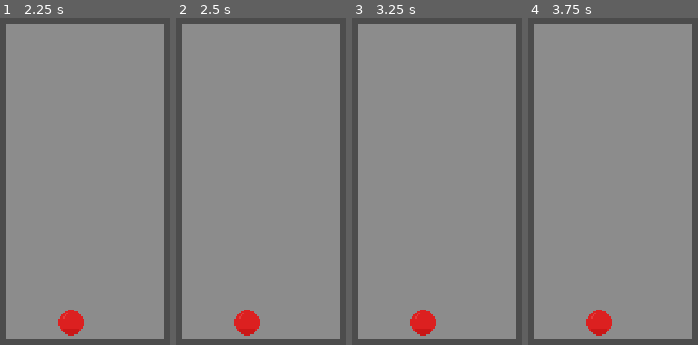
Above: before the commit, frames 1-4 (left to right).
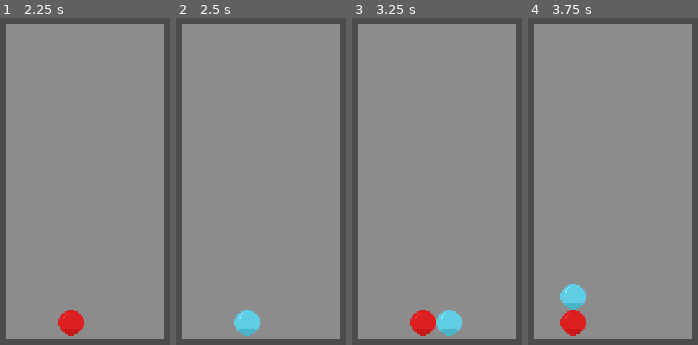
Above: after the commit, the same moments.

Repository: Flaze07/Puyio
Game: Godot game, scene res://Scenes/GameScreen.tscn
Same seed, same stepped clock (60 frames per second), same inputs: the game is played once before the commit and once after it. This scene is started directly instead of the project's main scene.
Inputs:
- Up to frame 1 (2.25 s): hold Right (move_right) 0.53-1.28 s; hold Space (hard_drop) 0.53-1.28 s; tap Up (rot_cw) at 0.8, 1.35 s; tap Enter at 1.25 s; hold Left (move_left) 1.28-2.03 s; tap Down (soft_drop) at 1.55 s; tap Space (hard_drop) at 2 s; hold Right (move_right) from 2.03 s (still down); hold Down (soft_drop) from 2.03 s (still down)
- Up to frame 2 (2.5 s): keep holding Right (move_right); keep holding Down (soft_drop); tap X (rot_180, bound only after the commit) at 2.3 s
- Up to frame 3 (3.25 s): keep holding Right (move_right); tap Enter at 2.75 s; release Down (soft_drop) at 2.78 s; tap X (rot_180, bound only after the commit) at 2.85 s; tap Z (rot_ccw, bound only after the commit) at 3.05 s
- Up to frame 4 (3.75 s): tap Space (hard_drop) at 3.5 s; release Right (move_right) at 3.53 s; hold Left (move_left) from 3.53 s (still down); hold Z (rot_ccw, bound only after the commit) from 3.53 s (still down)

Frame 1 is identical in both runs. In frame 2, 0.9% of the frame differs, in the area x 34-50%, y 89-98%; in frame 3, 0.9%; in frame 4, 2.7%, in the area x 18-50%, y 81-98%.
Error after the commit: Invalid get index 'y' (on base: 'float'). (res://src/PuyoGridContainer.gd:138)

Commit message:
Addition:
Added rotation ccw
Added rotation 180

Diff:
--- a/src/project.godot
+++ b/src/project.godot
@@ -72,6 +72,16 @@
 "events": [ Object(InputEventKey,"resource_local_to_scene":false,"resource_name":"","device":0,"alt":false,"shift":false,"control":false,"meta":false,"command":false,"pressed":false,"scancode":0,"physical_scancode":16777232,"unicode":0,"echo":false,"script":null)
  ]
 }
+rot_ccw={
+"deadzone": 0.5,
+"events": [ Object(InputEventKey,"resource_local_to_scene":false,"resource_name":"","device":0,"alt":false,"shift":false,"control":false,"meta":false,"command":false,"pressed":false,"scancode":0,"physical_scancode":90,"unicode":0,"echo":false,"script":null)
+ ]
+}
+rot_180={
+"deadzone": 0.5,
+"events": [ Object(InputEventKey,"resource_local_to_scene":false,"resource_name":"","device":0,"alt":false,"shift":false,"control":false,"meta":false,"command":false,"pressed":false,"scancode":0,"physical_scancode":88,"unicode":0,"echo":false,"script":null)
+ ]
+}
 
 [physics]
 
--- a/src/src/PlayerManager.gd
+++ b/src/src/PlayerManager.gd
@@ -37,4 +37,8 @@
 		player_board.process_input("hard_drop")
 	if event.is_action_pressed("rot_cw"):
 		player_board.process_input("rot_cw")
+	if event.is_action_pressed("rot_ccw"):
+		player_board.process_input("rot_ccw")
+	if event.is_action_pressed("rot_180"):
+		player_board.process_input("rot_180")
 	pass
--- a/src/src/PuyoGridContainer.gd
+++ b/src/src/PuyoGridContainer.gd
@@ -184,6 +184,30 @@
 		else:
 			dynamic_puyo.position2.y += 1
 			dynamic_puyo.position2.x -= 1
+
+func try_rot_ccw():
+	clear_dynamic_puyo()
+	#if they're in the same column
+	if dynamic_puyo.position1.x == dynamic_puyo.position2.x:
+		if dynamic_puyo.position1.y > dynamic_puyo.position2.y:
+			dynamic_puyo.position2.x -= 1
+			dynamic_puyo.position2.y += 1
+		else:
+			dynamic_puyo.position2.x += 1
+			dynamic_puyo.position2.y -= 1
+	#if they're not in the same column
+	else:
+		if dynamic_puyo.position1.x > dynamic_puyo.position2.x:
+			dynamic_puyo.position2.y += 1
+			dynamic_puyo.position2.x += 1
+		else:
+			dynamic_puyo.position2.y -= 1
+			dynamic_puyo.position2.x -= 1
+
+func try_rot_180():
+	var temp = dynamic_puyo.position1
+	dynamic_puyo.position1 = dynamic_puyo.position2
+	dynamic_puyo.position2 = temp
 
 func process_input(event):
 	match event:
@@ -197,3 +221,7 @@
 			try_hard_drop()
 		"rot_cw":
 			try_rot_cw()
+		"rot_ccw":
+			try_rot_ccw()
+		"rot_180":
+			try_rot_180()
